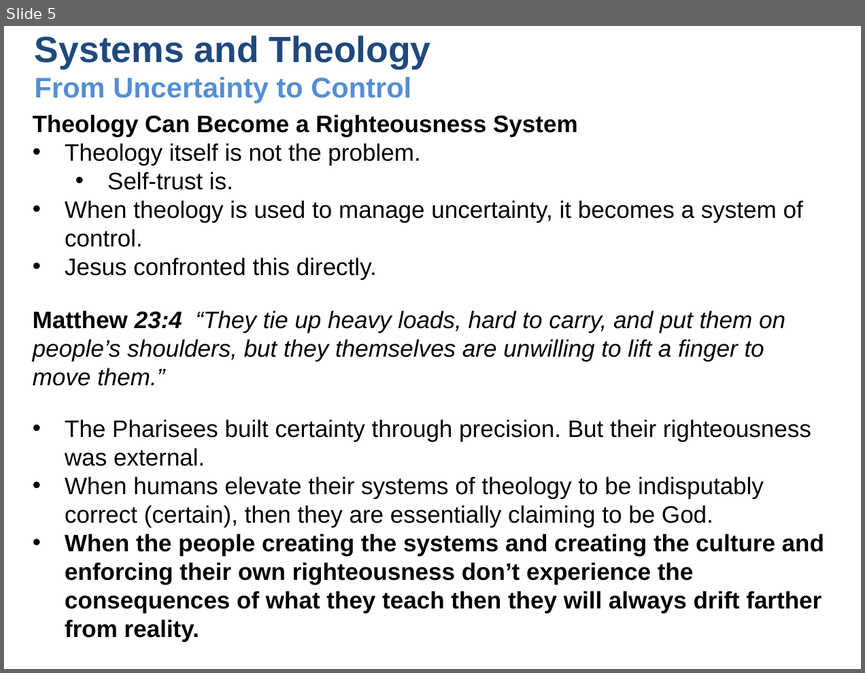
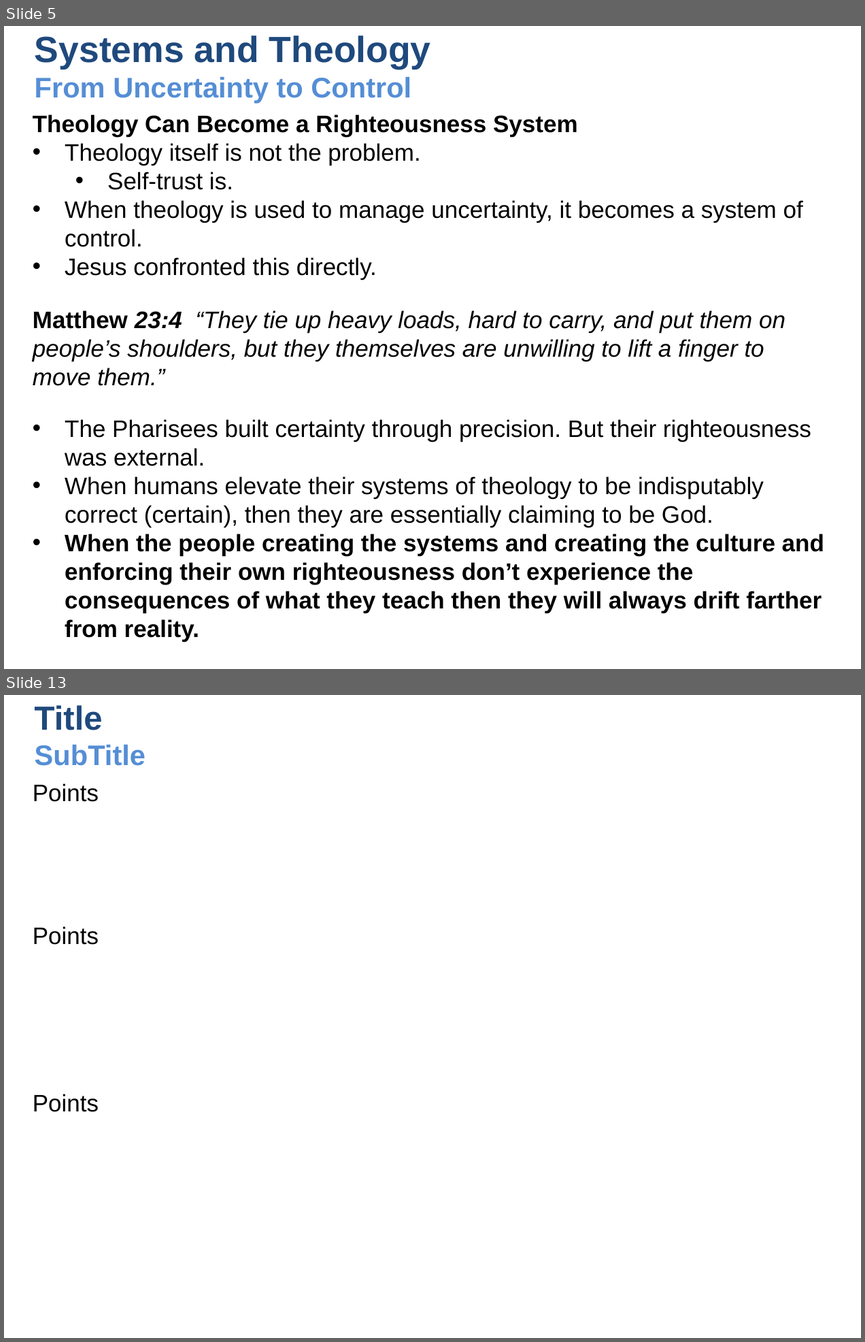
Before and after one commit to UsefulEngines/EvangelismPublic, a slide deck: 2026-Q1/Righteousness1/2026-01-04-Righteous-1.pptx. Shown one above the other, each under a label of ours: slide 5 before the commit, slides 5 and 13 after it; the slides between them are not shown. The pictures are 865x673 and 865x1342 pixels, drawn with LibreOffice and Linux fonts; fonts in the diff are those of the drawing. Boxes give left, top, right and bottom in pixels: in the first picture for what was removed or moved away, otherwise in the second. Text is boxed around its words. In the diff, an @@ line names an element or a change of style, - is before the commit and + after.

```diff
--- a/2026-Q1/Righteousness1/2026-01-04-Righteous-1.pptx
+++ b/2026-Q1/Righteousness1/2026-01-04-Righteous-1.pptx
@@ slide 13 added at [4,695,861,1338], background #FFFFFF @@
@@ text added at [35,705,145,766], 23.8 pt, text #558ED5, bold @@
+Title
+SubTitle
@@ text added at [33,783,99,802], 20 pt, text #000000 @@
+Points
@@ text added at [33,926,99,945], 20 pt, text #000000 @@
+Points
@@ text added at [33,1093,99,1112], 20 pt, text #000000 @@
+Points
```
Also in this commit, not shown: 7 slides changed, 1 other slide added, 9 slides removed, 4 other files.
